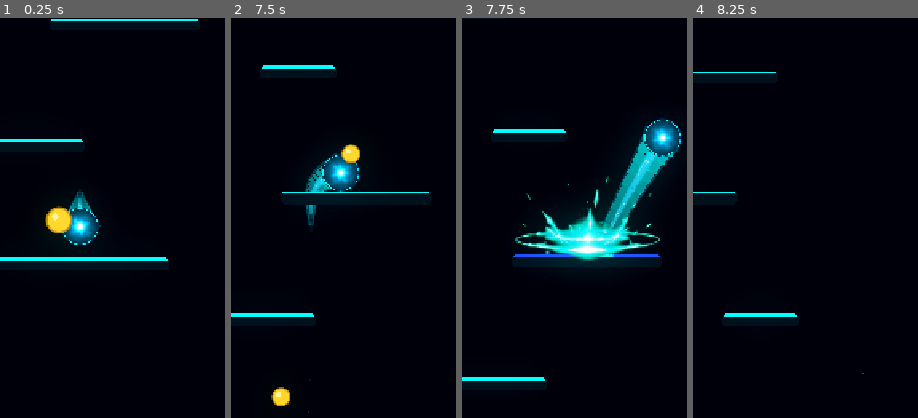
Above: before the commit, frames 1-4 (left to right).
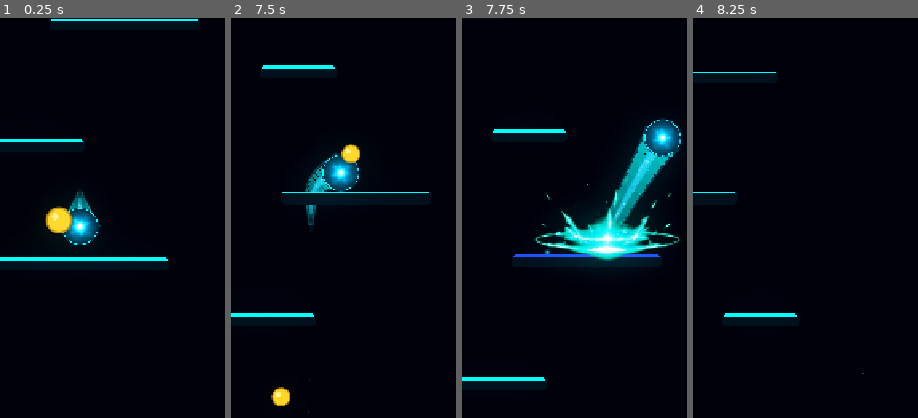
Above: after the commit, the same moments.

Repository: Kryodo/TowerJump
Game: Godot game, scene res://scenes/main.tscn
Two runs of this game, one before a commit and one after it. Both use one fixed random seed, a clock stepped at 60 frames per second and the inputs below.
Inputs (mouse positions are % of the whole screen's width and height, from its top left):
- Up to frame 1 (0.25 s): no input
- Up to frame 2 (7.5 s): move the mouse to (72, 45) at 0.52 s; hold Right (ui_right) 0.53-1.25 s; click (72, 45) at 0.67 s; drag from (30, 55) to (47, 31) at 1.27 s; click "Nochmal spielen" at 2 s; move the mouse to (60, 28) at 2.77 s; hold Left (ui_left) 2.78-3.5 s; drag from (45, 70) to (20, 35) at 3.52 s; click "Nochmal spielen" at 4.25 s; move the mouse to (80, 65) at 5.02 s; hold Right (ui_right) 5.03-5.75 s; drag from (20, 35) to (47, 46) at 5.77 s; click "Nochmal spielen" at 6.5 s; move the mouse to (55, 50) at 7.27 s; hold Right (ui_right) from 7.28 s (still down); click (55, 50) at 7.42 s
- Up to frame 3 (7.75 s): keep holding Right (ui_right)
- Up to frame 4 (8.25 s): release Right (ui_right) at 8 s; drag from (35, 25) to (30, 55) at 8.02 s
The pictures show only the part of the screen within x 32-82%, y 27-77%; the shares and areas given below are measured in that part.

Frames 1-2 are identical in both runs. In frame 3, 4.8% of the frame differs, in the area x 23-97%, y 39-61%; in frame 4, nothing differs.

Commit message:
Position landing VFX at impact point

Diff:
--- a/scripts/platform.gd
+++ b/scripts/platform.gd
@@ -218,6 +218,10 @@
 	# PLAY SPRITE-SHEET IMPACT VFX
 	# --------------------------------------------------
 
+	_landing_vfx.position = Vector2(
+		local_landing_x,
+		-62.0
+	)
 	_landing_vfx.visible = true
 	_landing_vfx.frame = 0
 	_landing_vfx.play("impact")
